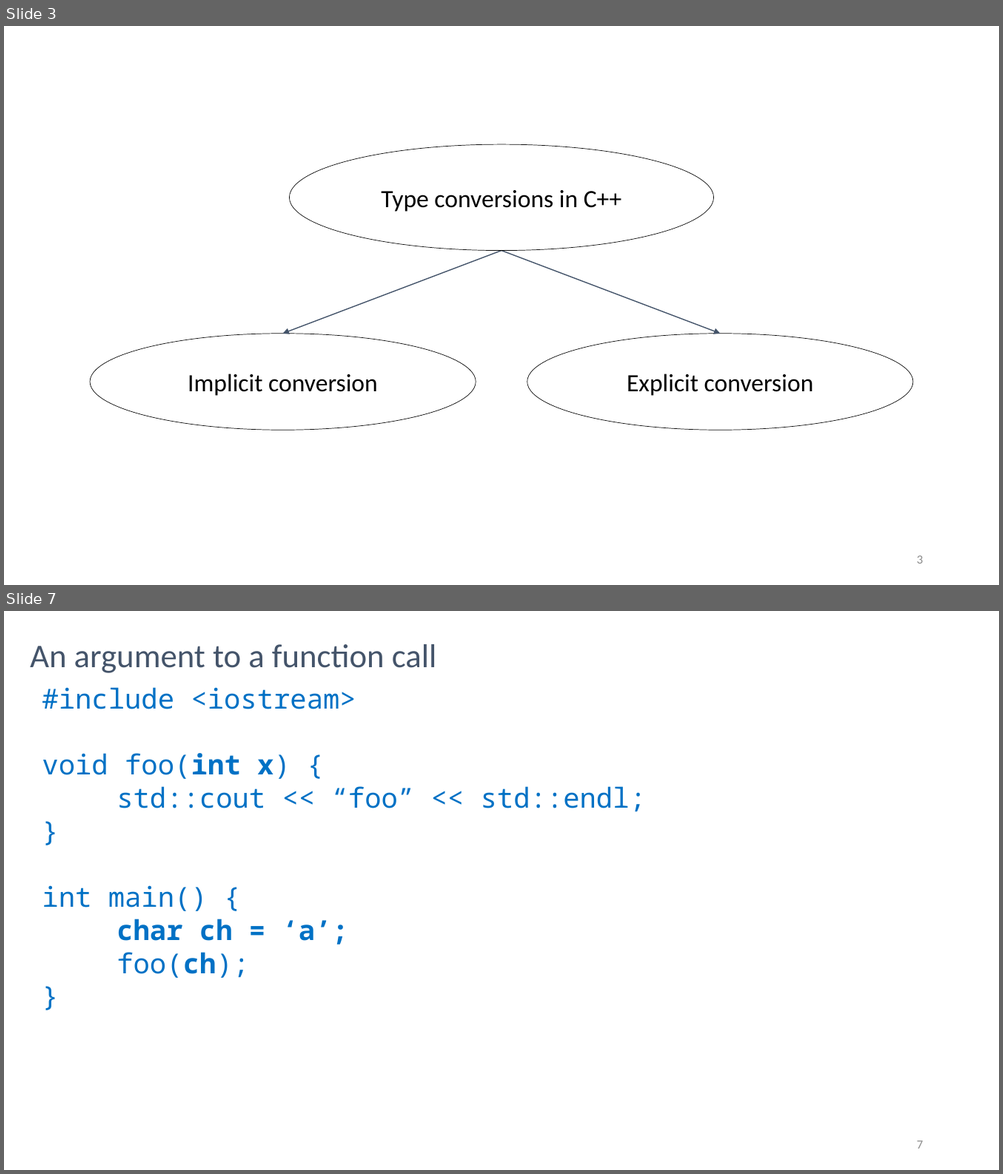
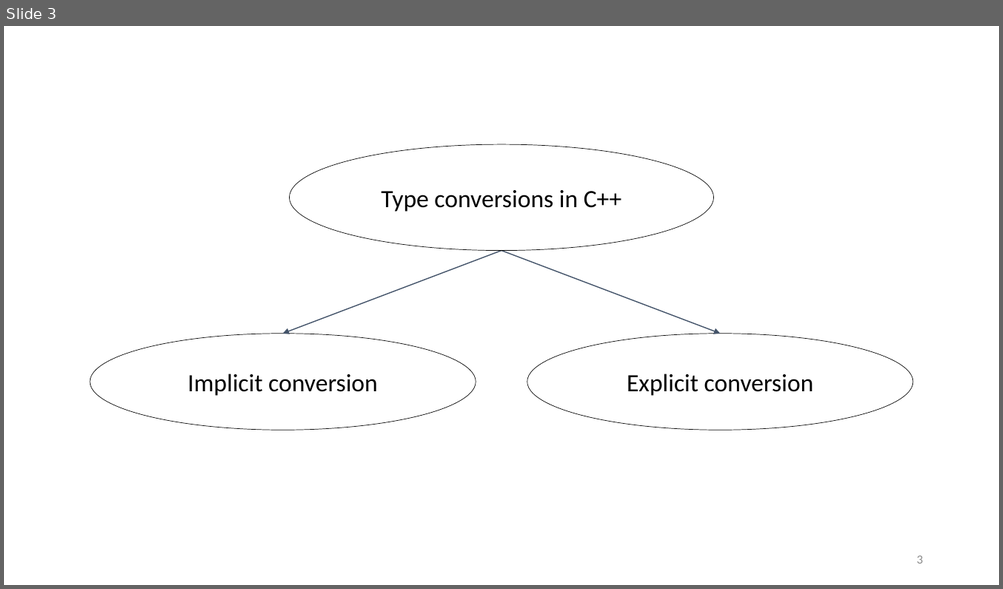
Before and after one commit to rarutyun/cpp-courses, a slide deck: 05_casts/05_Type_Conversion.pptx. Shown one above the other, each under a label of ours: slides 3 and 7 before the commit, slide 3 after it; the slides between them are not shown. The pictures are 1003x1174 and 1003x589 pixels, drawn with LibreOffice and Linux fonts; fonts in the diff are those of the drawing. Boxes give left, top, right and bottom in pixels: in the first picture for what was removed or moved away, otherwise in the second. Text is boxed around its words. In the diff, an @@ line names an element or a change of style, - is before the commit and + after.

```diff
--- a/05_casts/05_Type_Conversion.pptx
+++ b/05_casts/05_Type_Conversion.pptx
@@ slide 7 removed at <box>4,611,999,1170</box>, background #FFFFFF @@
@@ title removed at <box>30,644,437,673</box> @@
-An argument to a function call
@@ text removed at <box>42,687,646,978</box> @@
-#include <iostream>
-void foo(int x) {
-std::cout << “foo” << std::endl;
-}
-int main() {
-char ch = ‘a’;
-foo(ch);
-}
@@ page number removed at <box>916,1141,922,1149</box> @@
-7
```
Also in this commit, not shown: 26 other slides removed, 17 other files.
